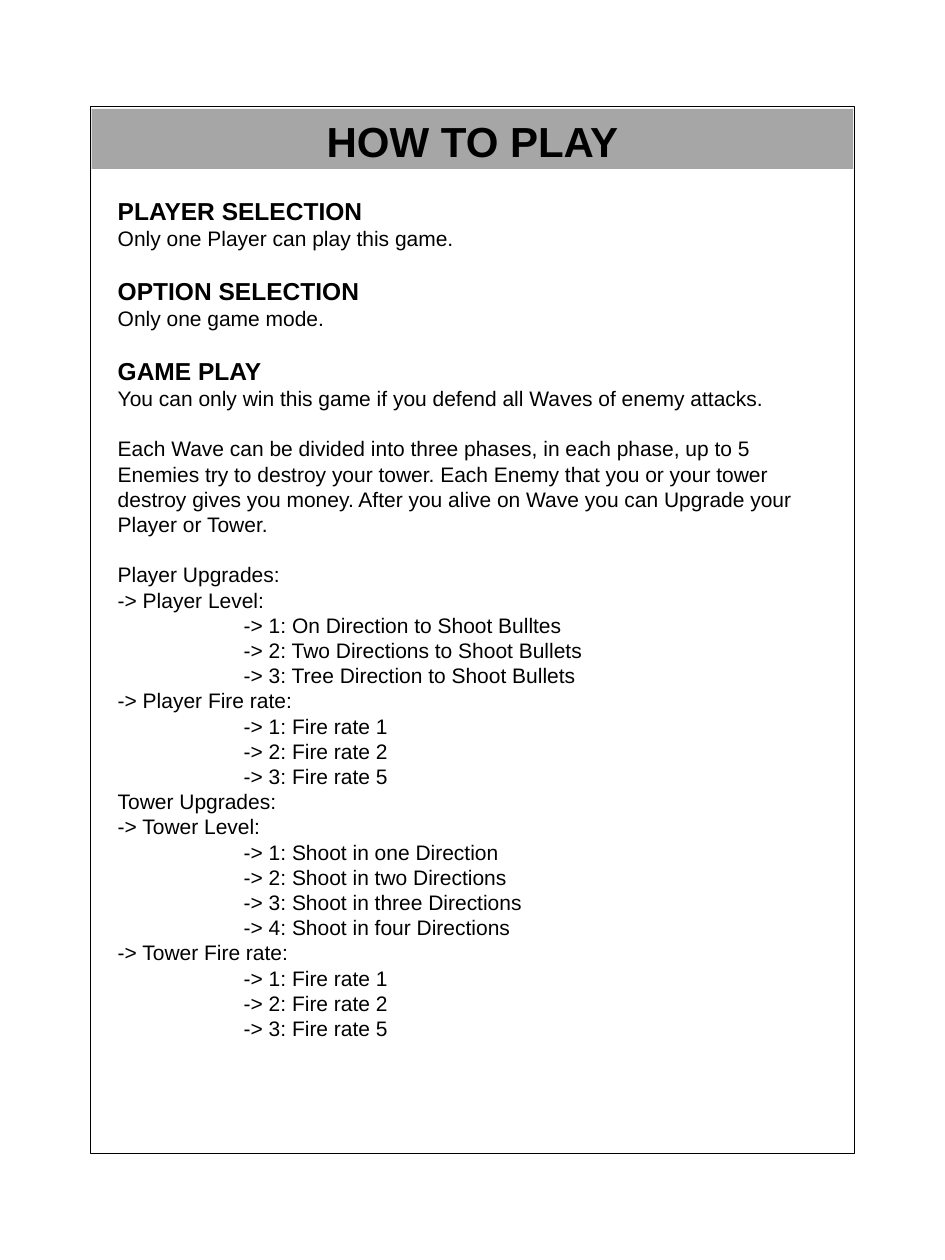
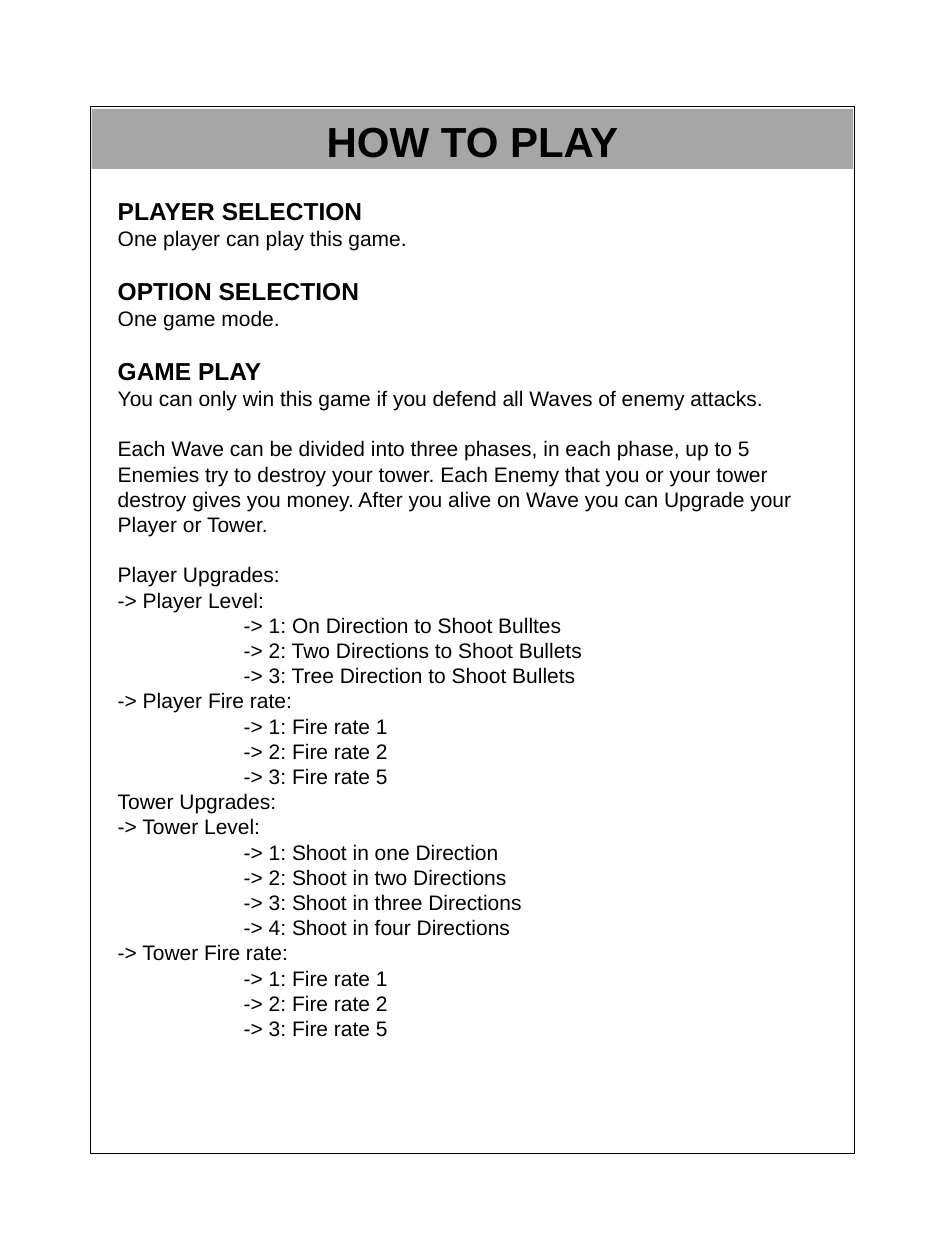
Before and after one commit to tobikt/RushDefense, a slide deck: slide 3 of manual/manual_template.pptx. Drawn at 945x1260 pixels with LibreOffice and Linux fonts; fonts in the diff are those of the drawing. Boxes give left, top, right and bottom in pixels: in the first picture for what was removed or moved away, otherwise in the second. Text is boxed around its words. In the diff, an @@ line names an element or a change of style, - is before the commit and + after.

```diff
--- a/manual/manual_template.pptx
+++ b/manual/manual_template.pptx
@@ text at [118, 230, 406, 251]: text changed @@
-Only one Player can play this game.
+One player can play this game.
@@ text at [118, 310, 279, 331]: text changed @@
-Only one game mode.
+One game mode.
```
Also in this commit, not shown: 5 other files.
